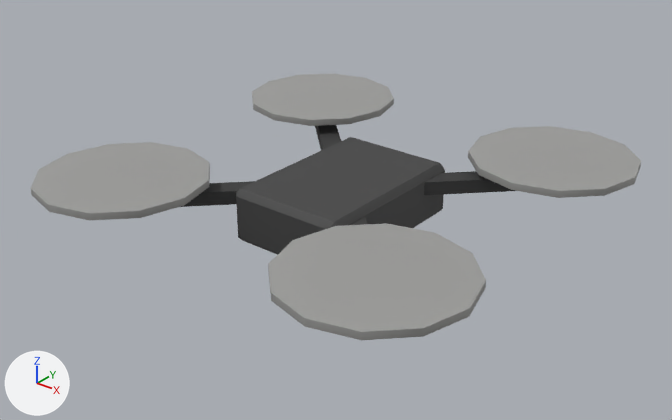
One commit to the glTF model assets/models/rus_lm_upyr.glb: the scene before it, then after it.
Camera for both pictures: a 50 mm camera at (0.735, -0.935, 0.662) aimed at (-0.01, -0.003, 0.084). Every picture has the same lights, and +X, +Y and +Z are marked at lower left. The picture after the commit comes second. Vertices at exactly the same position are counted once.

The scene before the commit, as lines of its bpy script (objects in view):
```python
me_body = bpy.data.meshes.new('body')
me_body.from_pydata(...)  # 176 vertices, 312 faces; spans x -0.332..0.332, y -0.332..0.332, z -0.02..0.155
# faces by material slot: [92, 44, 176]
me_body.materials.append(mat_dark)
me_body.materials.append(mat_paint_rus)
me_body.materials.append(mat_metal)
ob_body = bpy.data.objects.new('body', me_body)
ob_body.location = (0.0, 0.0, 0.0)
```
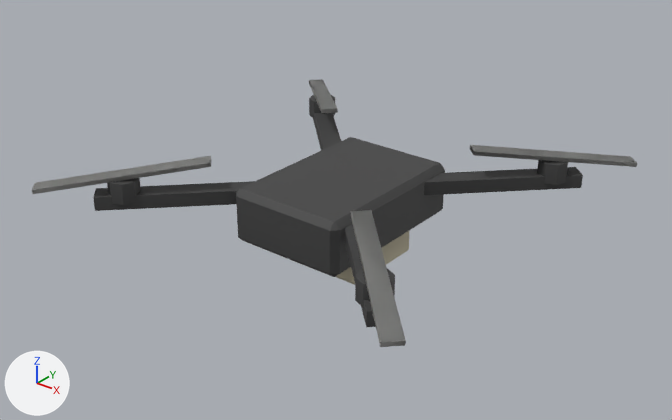
Patch to the scene script:
```diff
--- a/assets/models/rus_lm_upyr.glb.py
+++ b/assets/models/rus_lm_upyr.glb.py
@@ me_body @@
 # used by ob_body; location = (0.0, 0.0, 0.0)
-me_body.from_pydata(...)  # 176 vertices, 312 faces; spans x -0.332..0.332, y -0.332..0.332, z -0.02..0.155
+me_body.from_pydata(...)  # 144 vertices, 248 faces; spans x -0.251..0.251, y -0.251..0.251, z -0.02..0.15
+# me_body part 1: a new loose piece, an 8-sided cylinder along z spanning x 0.19..0.234, y 0.19..0.234, z 0.12..0.15, in mat_dark
+# me_body part 2: a new loose piece, an 8-sided cylinder along z spanning x -0.234..-0.19, y 0.19..0.234, z 0.12..0.15, in mat_dark
+# me_body part 3: a new loose piece, an 8-sided cylinder along z spanning x -0.234..-0.19, y -0.234..-0.19, z 0.12..0.15, in mat_dark
+# me_body part 4: a new loose piece, an 8-sided cylinder along z spanning x 0.19..0.234, y -0.234..-0.19, z 0.12..0.15, in mat_dark
+# me_body part 5: the loose piece of 24 vertices spanning x 0.092..0.332, y 0.092..0.332, z 0.145..0.155 is deleted
+# me_body part 6: the loose piece of 24 vertices spanning x 0.092..0.332, y -0.332..-0.092, z 0.145..0.155 is deleted
+# me_body part 7: the loose piece of 24 vertices spanning x -0.332..-0.092, y 0.092..0.332, z 0.145..0.155 is deleted
+# me_body part 8: the loose piece of 24 vertices spanning x -0.332..-0.092, y -0.332..-0.092, z 0.145..0.155 is deleted
+# me_body part 9: 86 kept faces spanning x -0.251..0.251, y -0.251..0.251, z -0.02..0.14 get new vertex colours
 me_body.materials.append(mat_dark)
 me_body.materials.append(mat_paint_rus)
-me_body.materials.append(mat_metal)
@@ me_propz_3 @@
+me_propz_3.from_pydata(...)  # 16 vertices, 24 faces; spans x -0.093..0.093, y -0.093..0.093, z -0.017..0.017
+me_propz_3.materials.append(mat_metal)
@@ me_propz_2 @@
+me_propz_2.from_pydata(...)  # 12 vertices, 22 faces; spans x -0.093..0.093, y -0.093..0.093, z -0.017..0.017
+me_propz_2.materials.append(mat_metal)
@@ me_propz_1 @@
+me_propz_1.from_pydata(...)  # 14 vertices, 24 faces; spans x -0.093..0.093, y -0.093..0.093, z -0.017..0.017
+me_propz_1.materials.append(mat_metal)
@@ me_propz_0 @@
+me_propz_0.from_pydata(...)  # 12 vertices, 22 faces; spans x -0.093..0.093, y -0.093..0.093, z -0.017..0.017
+me_propz_0.materials.append(mat_metal)
@@ ob_propz_3 @@
+ob_propz_3 = bpy.data.objects.new('propz_3', me_propz_3)
+ob_propz_3.location = (0.212, -0.212, 0.155)
@@ ob_propz_2 @@
+ob_propz_2 = bpy.data.objects.new('propz_2', me_propz_2)
+ob_propz_2.location = (-0.212, -0.212, 0.155)
@@ ob_propz_1 @@
+ob_propz_1 = bpy.data.objects.new('propz_1', me_propz_1)
+ob_propz_1.location = (-0.212, 0.212, 0.155)
@@ ob_propz_0 @@
+ob_propz_0 = bpy.data.objects.new('propz_0', me_propz_0)
+ob_propz_0.location = (0.212, 0.212, 0.155)
```

Changed parts and their boxes [x1, y1, x2, y2] in the pictures (672 x 420 px):
'body', reshaped (20% narrower, 13% shorter)
    before: [31, 73, 641, 340]
    after: [93, 95, 583, 327]
'propz_3', added
    after: [351, 210, 406, 347]
'propz_2', added
    after: [32, 156, 211, 194]
'propz_0', added
    after: [470, 145, 637, 167]
'propz_1', added
    after: [309, 79, 338, 113]
part 1 of me_body, added
    after: [537, 160, 568, 185]
part 2 of me_body, added
    after: [309, 95, 335, 118]
part 3 of me_body, added
    after: [107, 178, 141, 205]
part 4 of me_body, added
    after: [355, 269, 395, 307]
part 5 of me_body, deleted
    before: [468, 126, 641, 198]
part 6 of me_body, deleted
    before: [268, 223, 486, 340]
part 7 of me_body, deleted
    before: [252, 73, 394, 126]
part 8 of me_body, deleted
    before: [31, 142, 210, 221]
part 9 of me_body, edited (looks the same)
    both: [180, 125, 504, 255]
